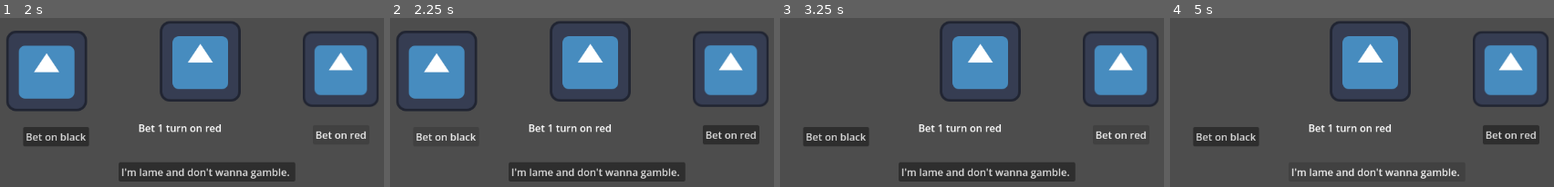
Above: before the commit, frames 1-4 (left to right).
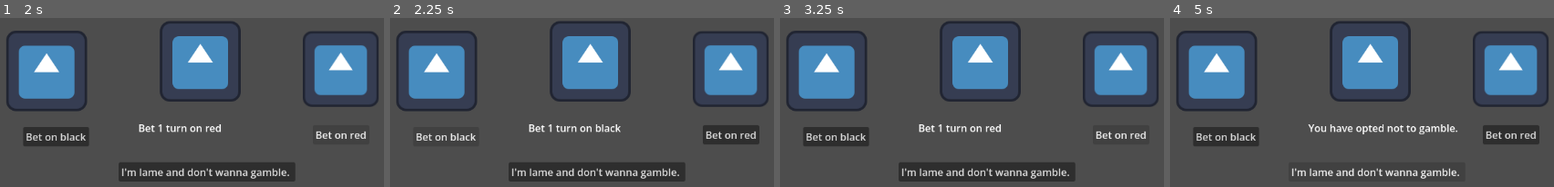
Above: after the commit, the same moments.

Repository: soligso-cpu/Chess-II-The-final-dlc-real-
Game: Godot game, scene res://Scenes/roulette.tscn
Two runs of this game, one before a commit and one after it. Both use one fixed random seed, a clock stepped at 60 frames per second and the inputs below. This scene is started directly instead of the project's main scene. The engine's default icon, where the game draws it, is replaced by a stand-in: a white triangle on a blue panel in a dark square.
Inputs:
- Up to frame 1 (2 s): click "I'm lame and don't wanna gamb…" at 0.5 s; click "Bet on red" at 1.25 s
- Up to frame 2 (2.25 s): click "Bet on black" at 2 s
- Up to frame 3 (3.25 s): click "Bet on red" at 2.75 s
- Up to frame 4 (5 s): click "Bet on black" at 3.5 s; click "I'm lame and don't wanna gamb…" at 4.25 s

Frame 1 is identical in both runs. In frame 2, 0.2% of the frame differs, in the area x 53-61%, y 62-68%; in frame 3, 6.0%; in frame 4, 7.0%, in the area x 1-75%, y 7-69%.

Commit message:
Set up turn for multi turns

Diff:
--- a/chess-ii--the-final-dlc/Scenes/roulette.tscn
+++ b/chess-ii--the-final-dlc/Scenes/roulette.tscn
@@ -33,7 +33,7 @@
 one_shot = true
 
 [node name="SwitchTimer" type="Timer" parent="." unique_id=676724926]
-wait_time = 0.388
+wait_time = 0.063
 one_shot = true
 
 [node name="Control" type="Control" parent="." unique_id=376478417]
--- a/chess-ii--the-final-dlc/Scripts/Globals.gd
+++ b/chess-ii--the-final-dlc/Scripts/Globals.gd
@@ -138,6 +138,10 @@
 #endregion
 
 var turn_tracking
+var turn_amount = 2
+var moved = false
+var white_turns = 1
+var black_turns = 1
 
 var piece_focused = ""
 
@@ -145,6 +149,7 @@
 func _ready() -> void:
 	await get_tree().process_frame
 	turn_tracking = 1 # 1 = white, 0 = black
+
 	turn_count = 1
 	piece_focused = ""
 
@@ -362,7 +367,26 @@
 		board_tiles["H"]["H8"].state = true
 	#endregion
 	if(turn_tracking > 1):
-		turn_tracking = 0
-		turn_count += 1
+		if white_turns > 0:
+			turn_tracking = 1
+			if(moved):
+				turn_count += 1
+				white_turns -= 1
+				moved = false
+				if white_turns == 0:
+					turn_tracking = 0
+		else:
+			turn_tracking = 0
+			turn_count += 1
+	if(turn_tracking == 0):
+		if black_turns > 0:
+			turn_tracking = 1
+			if(moved):
+				turn_count += 1
+				black_turns -= 1
+				moved = false
+				if black_turns == 0:
+					turn_tracking = 1
+
 
 # leaving this line here to seperate regions, and to stop you having to make a new line by opening the region.
--- a/chess-ii--the-final-dlc/Scripts/roulette.gd
+++ b/chess-ii--the-final-dlc/Scripts/roulette.gd
@@ -9,8 +9,8 @@
 var hover = false
 var currently_gambling = false
 var colour_showing = 2
-var timer_length = 1
-var timer_slow = 0.9
+var timer_length = 0.1
+var timer_slow = 1.1
 var chosen_colour
 
 # Called when the node enters the scene tree for the first time.
@@ -20,11 +20,11 @@
 
 # Called every frame. 'delta' is the elapsed time since the previous frame.
 func _process(delta: float) -> void:
-	if Input.is_action_just_pressed("Click") and currently_gambling == false and chosen_colour:
+	if Input.is_action_just_pressed("Click") and currently_gambling == false and chosen_colour and hover == true:
 		print("START GAMBLIN")
 		currently_gambling = true
 		$SpinTimer.start()
-		timer_length = 1
+		timer_length = 0.1
 		$SwitchTimer.start(timer_length)
 
 func _on_area_2d_mouse_entered() -> void:
@@ -87,4 +87,5 @@
 	if currently_gambling == false:
 		chosen_colour = 0
 		print("lame")
+		print(hover, "is hover")
 		$Control/Label.text = str("You have opted not to gamble.")
